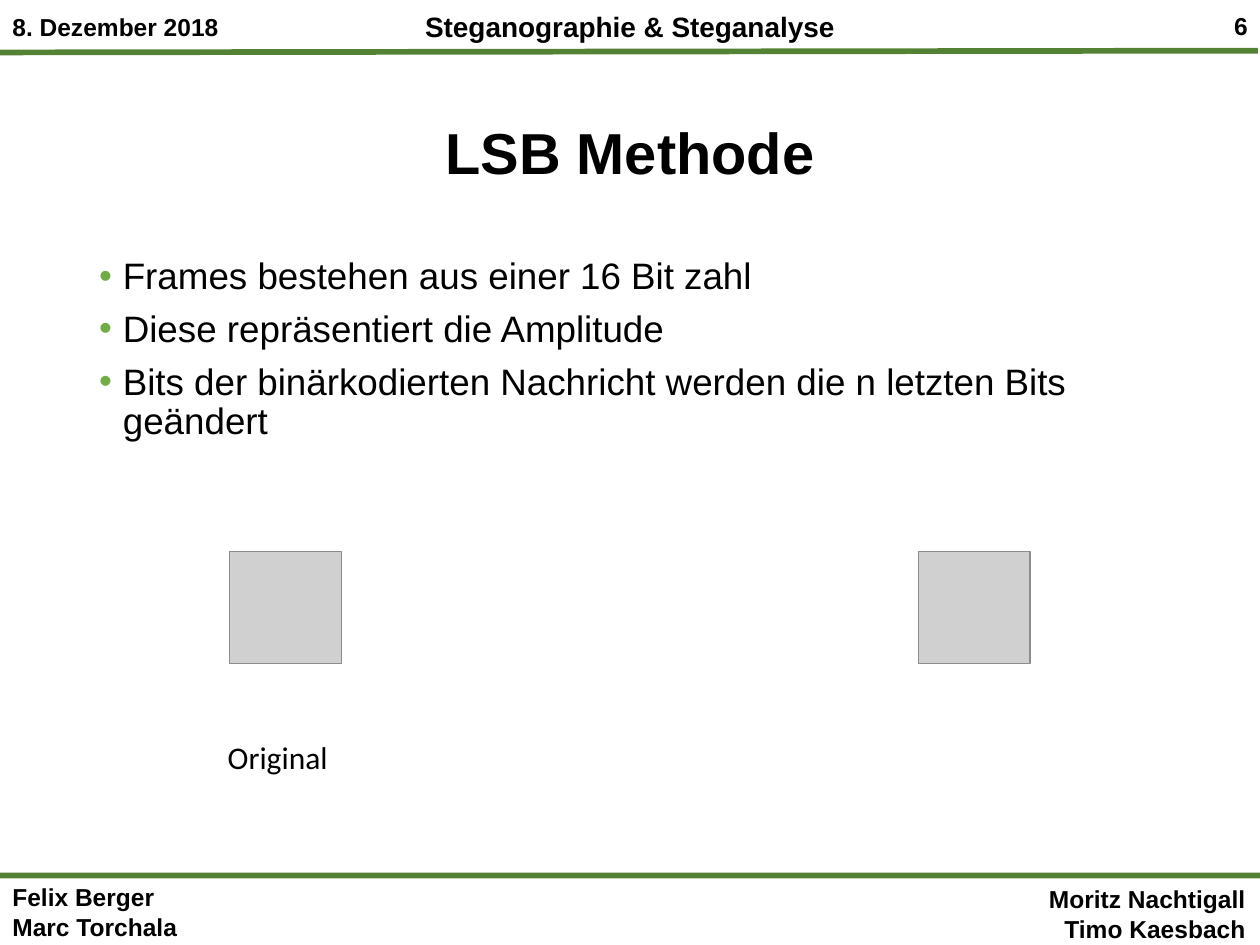
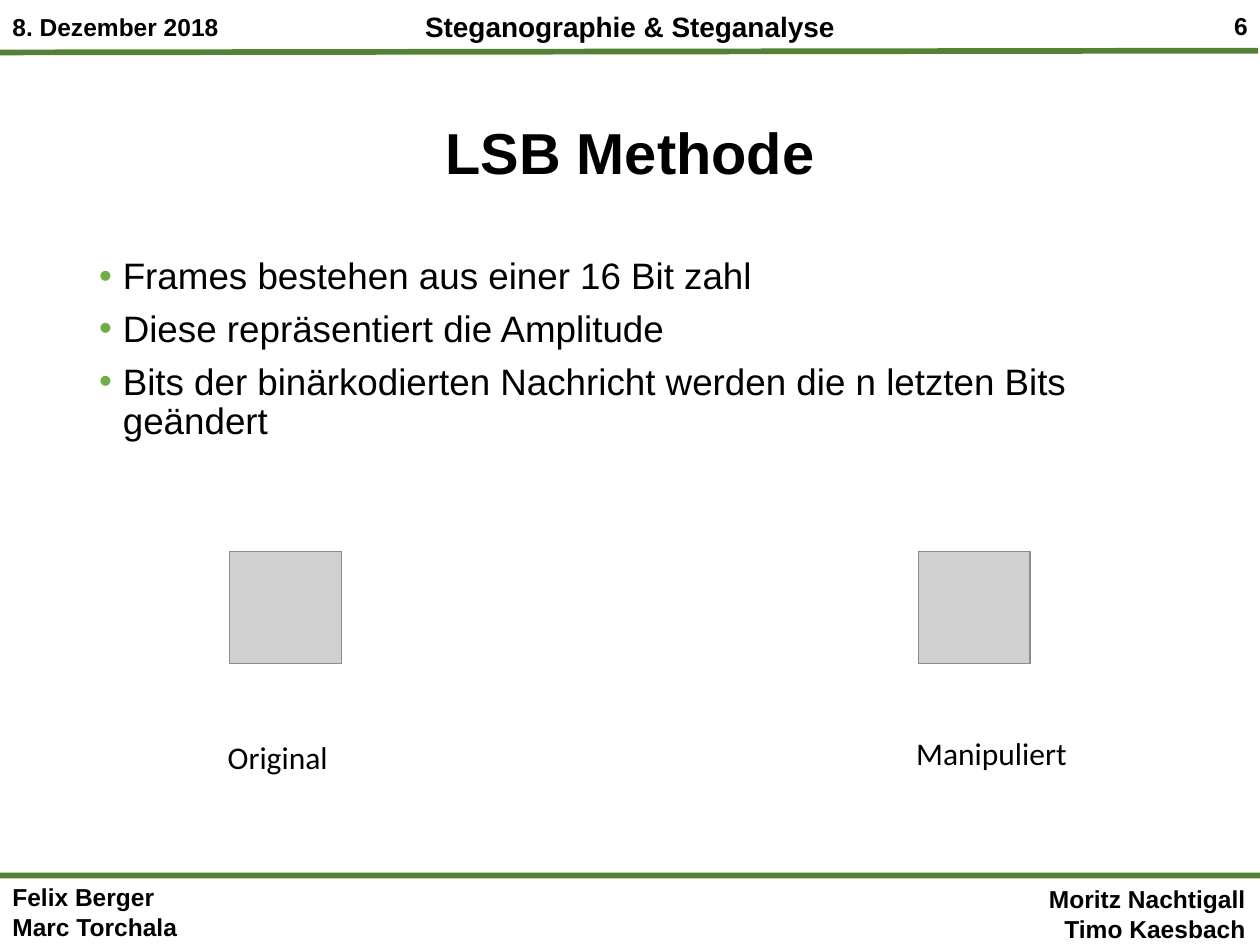
Before and after one commit to mtorchala/SteganographieSteganalyse, a slide deck: slide 6 of Präsentationen/Steganographie&Steganalyse_Gesamtpräsentation_Termin2.pptx. Drawn at 1260x945 pixels with LibreOffice and Linux fonts; fonts in the diff are those of the drawing; grey boxes stand for pictures; background and template pictures are left out. Boxes give left, top, right and bottom in pixels: in the first picture for what was removed or moved away, otherwise in the second. Text is boxed around its words. In the diff, an @@ line names an element or a change of style, - is before the commit and + after.

```diff
--- a/Präsentationen/Steganographie&Steganalyse_Gesamtpräsentation_Termin2.pptx
+++ b/Präsentationen/Steganographie&Steganalyse_Gesamtpräsentation_Termin2.pptx
@@ text added at bbox=[916, 743, 1066, 770], 18 pt, text #000000 @@
+Manipuliert
```
Also in this commit, not shown: 2 other files.
